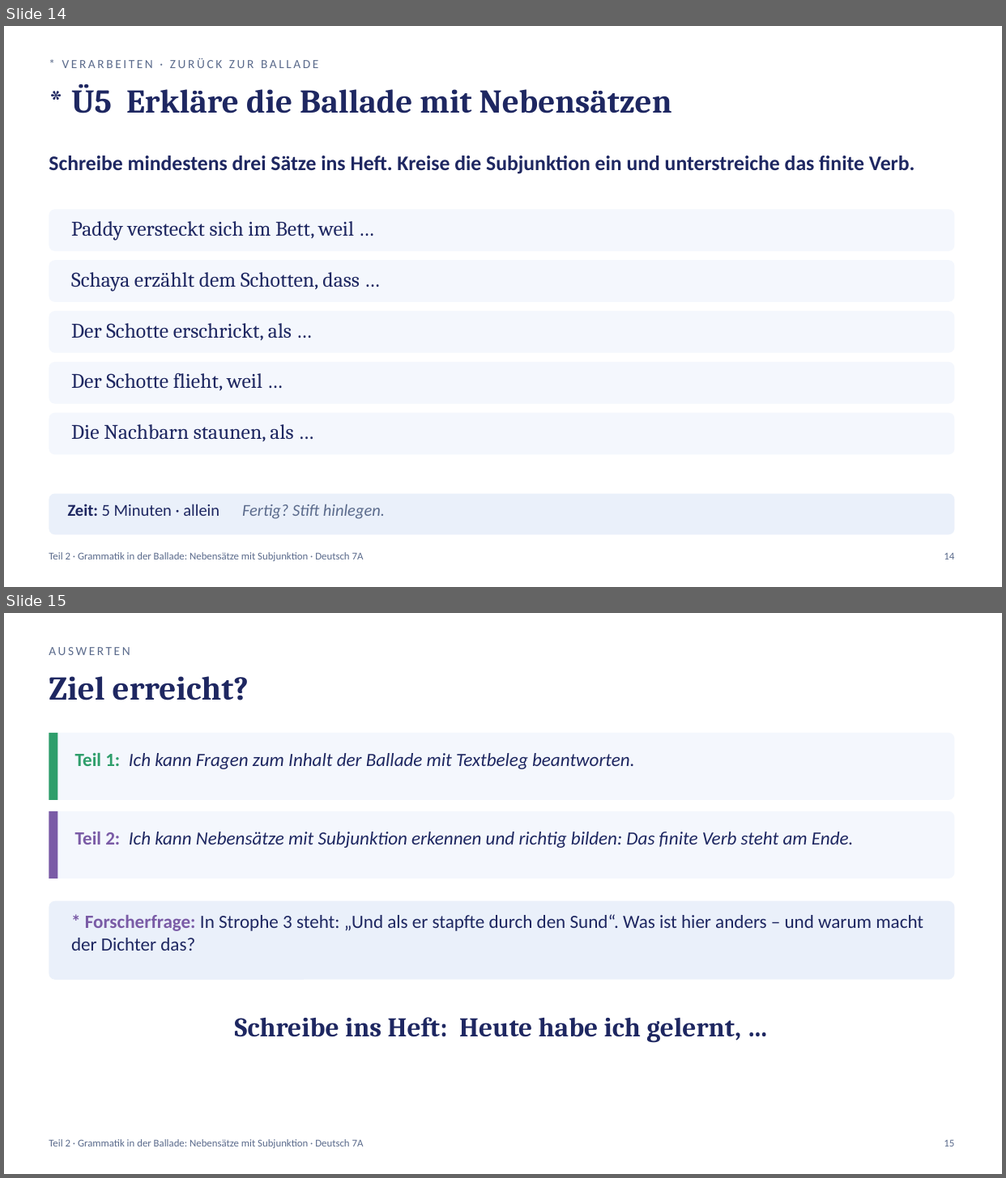
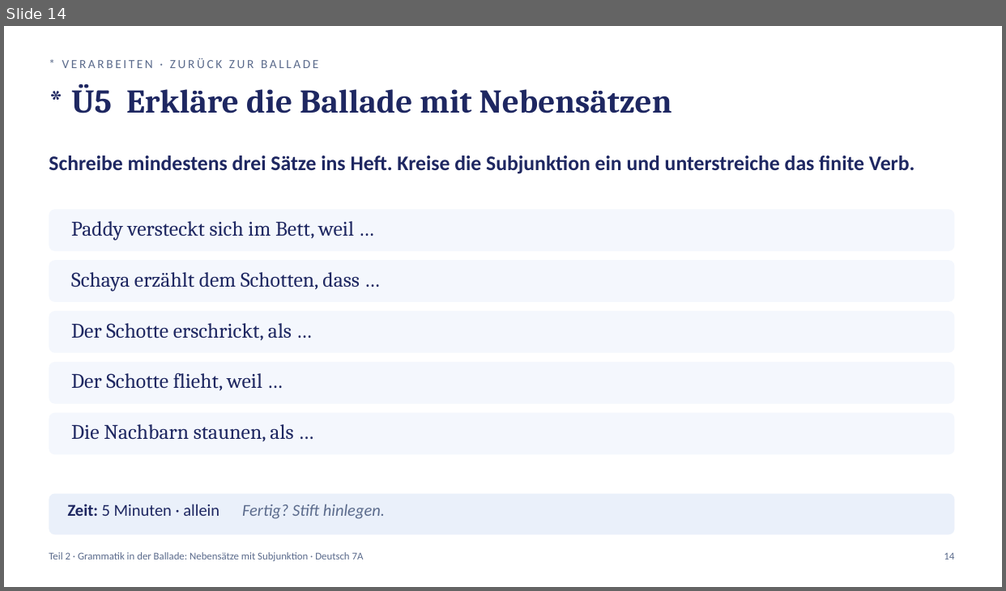
Before and after one commit to golzkonstantin-gif/Schule, a slide deck: Deutsch_7A/Balladen/Woche2/Mittwoch_04-11_Deutsch_7A.pptx. Shown one above the other, each under a label of ours: slides 14 and 15 before the commit, slide 14 after it. The pictures are 1006x1178 and 1006x591 pixels, drawn with LibreOffice and Linux fonts; fonts in the diff are those of the drawing. Boxes give left, top, right and bottom in pixels: in the first picture for what was removed or moved away, otherwise in the second. Text is boxed around its words. In the diff, an @@ line names an element or a change of style, - is before the commit and + after.

```diff
--- a/Deutsch_7A/Balladen/Woche2/Mittwoch_04-11_Deutsch_7A.pptx
+++ b/Deutsch_7A/Balladen/Woche2/Mittwoch_04-11_Deutsch_7A.pptx
@@ slide 15 removed at [4,613,1002,1174], background #FFFFFF @@
@@ text removed at [49,647,130,655] @@
-AUSWERTEN
@@ text removed at [49,676,249,700] @@
-Ziel erreicht?
@@ rounded rectangle removed at [49,733,955,800] @@
@@ rectangle removed at [49,733,58,800] @@
@@ text removed at [75,752,635,769] @@
-Teil 1: Ich kann Fragen zum Inhalt der Ballade mit Textbeleg beantworten.
@@ rounded rectangle removed at [49,811,955,879] @@
@@ rectangle removed at [49,811,58,879] @@
@@ text removed at [75,832,854,848] @@
-Teil 2: Ich kann Nebensätze mit Subjunktion erkennen und richtig bilden: Das finite Verb steht am Ende.
@@ rounded rectangle removed at [49,901,955,980] @@
@@ text removed at [71,914,923,951] @@
-* Forscherfrage: In Strophe 3 steht: „Und als er stapfte durch den Sund“. Was ist hier anders – und warum macht der Dichter das?
@@ text removed at [235,1017,741,1042] @@
-Schreibe ins Heft: Heute habe ich gelernt, …
@@ text removed at [49,1139,364,1148] @@
-Teil 2 · Grammatik in der Ballade: Nebensätze mit Subjunktion · Deutsch 7A
@@ text removed at [944,1140,954,1147] @@
-15
```
Also in this commit, not shown: 1 slide changed, 3 slides added, 1 other slide removed, 16 other files.
